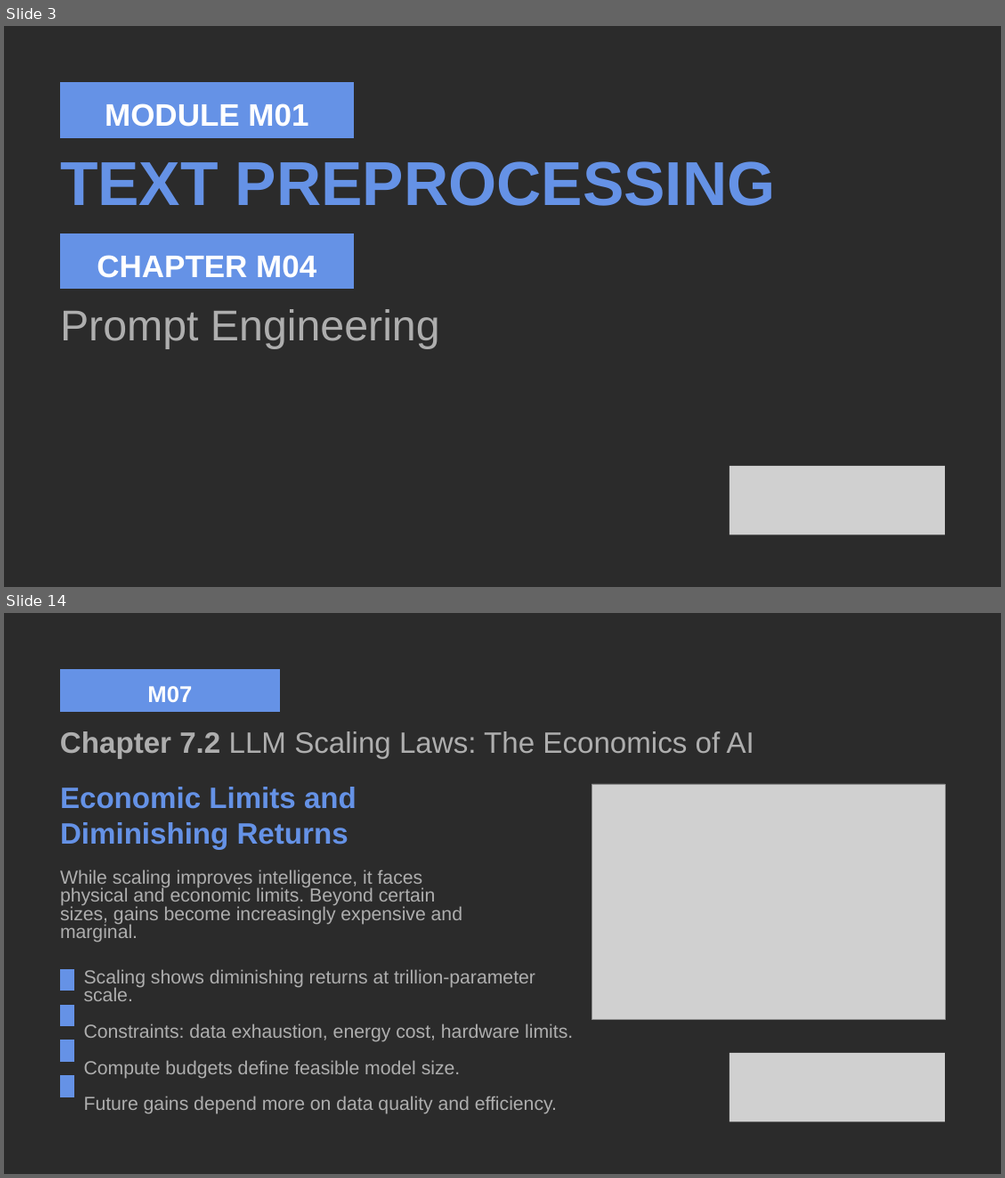
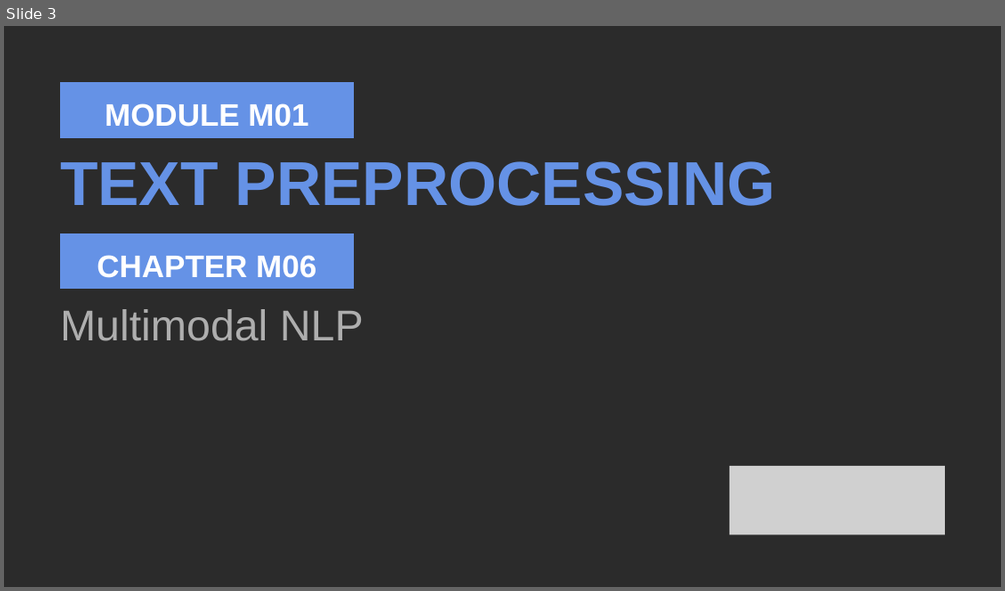
Before and after one commit to rausejop/ai, a slide deck: M06 Multimodal NLP/DEF_M06 Multimodal NLP.pptx. Shown one above the other, each under a label of ours: slides 3 and 14 before the commit, slide 3 after it; the slides between them are not shown. The pictures are 1005x1178 and 1005x591 pixels, drawn with LibreOffice and Linux fonts; fonts in the diff are those of the drawing; grey boxes stand for pictures; background and template pictures are left out; a plain dark background stands for a picture behind light text. Boxes give left, top, right and bottom in pixels: in the first picture for what was removed or moved away, otherwise in the second. Text is boxed around its words. In the diff, an @@ line names an element or a change of style, - is before the commit and + after.

```diff
--- a/M06 Multimodal NLP/DEF_M06 Multimodal NLP.pptx
+++ b/M06 Multimodal NLP/DEF_M06 Multimodal NLP.pptx
@@ slide 14 removed at (x1=4, y1=613, x2=1001, y2=1174), background picture (left out) @@
@@ freeform shape removed at (x1=60, y1=669, x2=280, y2=711) @@
@@ text removed at (x1=147, y1=686, x2=192, y2=702) @@
-M07
@@ text removed at (x1=60, y1=731, x2=754, y2=758) @@
-Chapter 7.2 LLM Scaling Laws: The Economics of AI
@@ text removed at (x1=60, y1=787, x2=356, y2=849) @@
-Economic Limits and Diminishing Returns
@@ picture removed at (x1=591, y1=784, x2=945, y2=1019) @@
@@ text removed at (x1=60, y1=869, x2=462, y2=925) @@
-While scaling improves intelligence, it faces physical and economic limits. Beyond certain sizes, gains become increasingly expensive and marginal.
@@ freeform shape removed at (x1=60, y1=969, x2=73, y2=990) @@
@@ text removed at (x1=84, y1=969, x2=573, y2=1114) @@
-Scaling shows diminishing returns at trillion-parameter scale.
-Constraints: data exhaustion, energy cost, hardware limits.
-Compute budgets define feasible model size.
-Future gains depend more on data quality and efficiency.
@@ freeform shape removed at (x1=60, y1=1005, x2=73, y2=1026) @@
@@ freeform shape removed at (x1=60, y1=1039, x2=73, y2=1062) @@
@@ picture removed at (x1=729, y1=1053, x2=945, y2=1121) @@
@@ freeform shape removed at (x1=60, y1=1075, x2=73, y2=1097) @@
@@ slide 3 changed as well @@
@@ text at (x1=97, y1=255, x2=316, y2=278): text changed @@
-CHAPTER M04
+CHAPTER M06
@@ text at (x1=60, y1=309, x2=364, y2=341): text changed @@
-Prompt Engineering
+Multimodal NLP
```
Also in this commit, not shown: 1 other slide changed, 20 slides added, 27 other slides removed, 1 other file.
